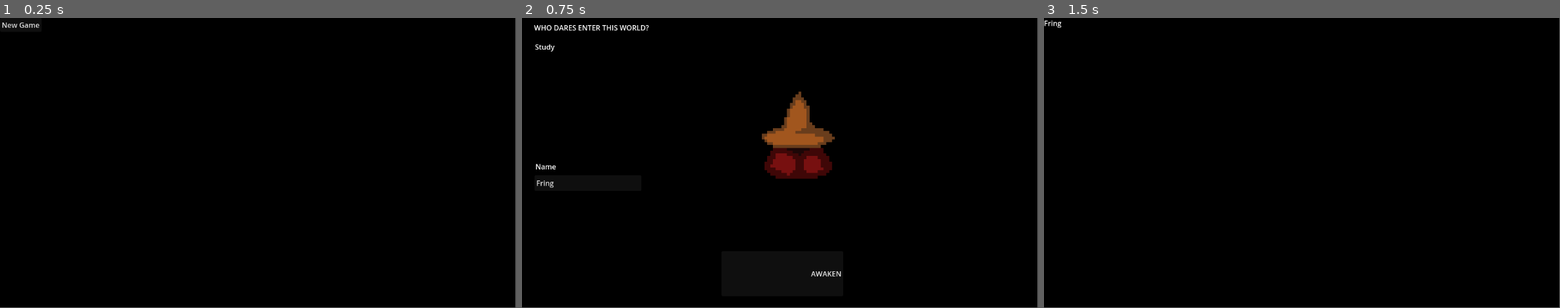
Above: before the commit, frames 1-3 (left to right).
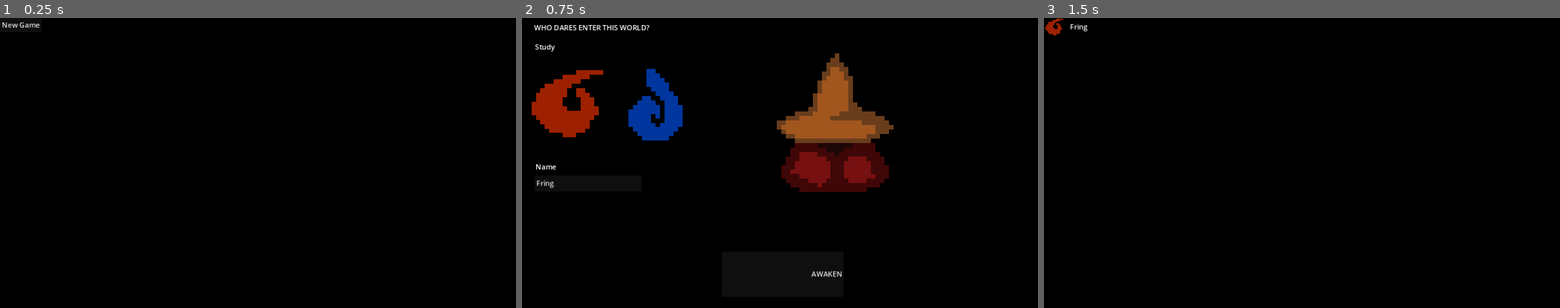
Above: after the commit, the same moments.

Repository: goshdarnheck/witchy-woods
Game: Godot game, scene res://main.tscn
Two runs of this game, one before a commit and one after it. Both use one fixed random seed, a clock stepped at 60 frames per second and the inputs below.
Inputs:
- Up to frame 1 (0.25 s): no input
- Up to frame 2 (0.75 s): click "New Game" at 0.5 s
- Up to frame 3 (1.5 s): click "AWAKEN" at 1.25 s
In our replay, the window is 799x449 before the commit and 800x450 after it. These sizes can differ from the game's own. Grey fills any space a smaller window leaves; there, only what the larger window draws over its background counts as a difference.

The runs differ from the first frame. In frame 1, less than 0.1% of the frame differs, in the area x 0-8%, y 1-4%; in frame 2, 10%, in the area x 1-72%, y 2-90%; in frame 3, 0.2%.

Commit message:
Setup window/res settings; Some art and stuff

Diff:
--- a/project.godot
+++ b/project.godot
@@ -10,15 +10,20 @@
 
 [application]
 
-config/name="Ww"
+config/name="Witchywoods"
 run/main_scene="res://main.tscn"
 config/features=PackedStringArray("4.2", "GL Compatibility")
+boot_splash/image="res://textures/fire-player.png"
 
 [autoload]
 
 Events="*res://services/events.gd"
 Manager="*res://manager.gd"
 
+[display]
+
+window/stretch/mode="canvas_items"
+
 [rendering]
 
 renderer/rendering_method="gl_compatibility"
--- a/ui/creator.gd
+++ b/ui/creator.gd
@@ -1,16 +1,26 @@
 extends Control
 
 var nameNode = null;
+var studyNode = null;
+var studySelected = "fire"
 
 func _ready():
-	nameNode = get_node("Control/Control/Name");
-	pass
+	studyNode = get_node("Name/Study");
+	nameNode = get_node("Name/Input");
 
 func _on_awaken_button_pressed():
-
 	var character_choices = {
 		"name": nameNode.text,
-		"study": "fire"
+		"study": studySelected
 	}
 
 	Events.broadcast("AWAKEN", character_choices);
+
+
+func _on_fire_pressed():
+	studySelected = "fire"
+	$Avatar.texture = load("res://textures/" + studySelected + "-player.png");
+
+func _on_water_pressed():
+	studySelected = "water"
+	$Avatar.texture = load("res://textures/" + studySelected + "-player.png");
--- a/ui/creator.tscn
+++ b/ui/creator.tscn
@@ -1,8 +1,8 @@
 [gd_scene load_steps=5 format=3 uid="uid://bnxmxfl4y6pj3"]
 
 [ext_resource type="Script" path="res://ui/creator.gd" id="1_46ron"]
-[ext_resource type="Texture2D" uid="uid://dpxv8bj7iu7du" path="res://textures/buttons/fire-100.png" id="2_hylr4"]
-[ext_resource type="Texture2D" uid="uid://igp50p8h2ln7" path="res://textures/buttons/water-100.png" id="3_hn7g3"]
+[ext_resource type="Texture2D" uid="uid://5cyhcx1fn0yq" path="res://textures/fire.png" id="2_ogyuy"]
+[ext_resource type="Texture2D" uid="uid://drbdrp6ltfa2t" path="res://textures/water.png" id="3_c2isd"]
 [ext_resource type="Texture2D" uid="uid://b3ddg5xyw6qnr" path="res://textures/fire-player.png" id="4_sycal"]
 
 [node name="Creator" type="Control"]
@@ -28,38 +28,12 @@
 text = "AWAKEN"
 alignment = 2
 
-[node name="Control" type="Control" parent="."]
+[node name="Study" type="Control" parent="."]
 anchors_preset = 0
 offset_right = 40.0
 offset_bottom = 40.0
 
-[node name="Control" type="Control" parent="Control"]
-anchors_preset = 0
-offset_right = 40.0
-offset_bottom = 40.0
-
-[node name="Name" type="TextEdit" parent="Control/Control"]
-layout_mode = 0
-offset_left = 28.0
-offset_top = 352.0
-offset_right = 267.0
-offset_bottom = 389.0
-text = "Fring"
-
-[node name="Label2" type="Label" parent="Control/Control"]
-layout_mode = 0
-offset_left = 30.0
-offset_top = 321.0
-offset_right = 77.0
-offset_bottom = 344.0
-text = "Name"
-
-[node name="Control2" type="Control" parent="Control"]
-anchors_preset = 0
-offset_right = 40.0
-offset_bottom = 40.0
-
-[node name="Label" type="Label" parent="Control/Control2"]
+[node name="Label" type="Label" parent="Study"]
 layout_mode = 0
 offset_left = 29.0
 offset_top = 53.0
@@ -68,34 +42,59 @@
 text = "Study
 "
 
-[node name="Button" type="TextureButton" parent="Control/Control2"]
+[node name="Fire" type="TextureButton" parent="Study"]
+texture_filter = 1
 layout_mode = 0
-offset_left = 24.0
-offset_top = 96.0
-offset_right = 164.0
-offset_bottom = 296.0
-texture_normal = ExtResource("2_hylr4")
+offset_left = 21.0
+offset_top = 107.0
+offset_right = 37.0
+offset_bottom = 123.0
+scale = Vector2(10, 10)
+texture_normal = ExtResource("2_ogyuy")
+stretch_mode = 4
 
-[node name="Button2" type="TextureButton" parent="Control/Control2"]
+[node name="Water" type="TextureButton" parent="Study"]
+texture_filter = 1
 layout_mode = 0
-offset_left = 194.0
-offset_top = 97.0
-offset_right = 334.0
-offset_bottom = 297.0
-texture_normal = ExtResource("3_hn7g3")
+offset_left = 218.0
+offset_top = 114.0
+offset_right = 234.0
+offset_bottom = 130.0
+scale = Vector2(10, 10)
+texture_normal = ExtResource("3_c2isd")
+stretch_mode = 4
 
-[node name="Control2" type="Control" parent="."]
+[node name="Name" type="Control" parent="."]
 anchors_preset = 0
 offset_right = 40.0
 offset_bottom = 40.0
 
-[node name="TextureRect" type="TextureRect" parent="Control2"]
+[node name="Input" type="TextEdit" parent="Name"]
+layout_mode = 0
+offset_left = 28.0
+offset_top = 352.0
+offset_right = 267.0
+offset_bottom = 389.0
+text = "Fring"
+
+[node name="Label" type="Label" parent="Name"]
+layout_mode = 0
+offset_left = 30.0
+offset_top = 321.0
+offset_right = 77.0
+offset_bottom = 344.0
+text = "Name"
+
+[node name="Avatar" type="TextureRect" parent="."]
 texture_filter = 1
 layout_mode = 0
-offset_left = 517.0
-offset_top = 165.0
-offset_right = 718.0
-offset_bottom = 366.0
+offset_left = 539.0
+offset_top = 79.0
+offset_right = 571.0
+offset_bottom = 111.0
+scale = Vector2(10, 10)
 texture = ExtResource("4_sycal")
 
 [connection signal="pressed" from="Button" to="." method="_on_awaken_button_pressed"]
+[connection signal="pressed" from="Study/Fire" to="." method="_on_fire_pressed"]
+[connection signal="pressed" from="Study/Water" to="." method="_on_water_pressed"]
--- a/ui/overworld.gd
+++ b/ui/overworld.gd
@@ -2,7 +2,7 @@
 
 func _ready():
 	$Name.text = Manager.character.name;
-	print(Manager.character);
+	$Study.texture = load("res://textures/" + Manager.character.study + ".png");
 
 func _process(delta):
 	pass
--- a/ui/overworld.tscn
+++ b/ui/overworld.tscn
@@ -1,6 +1,7 @@
-[gd_scene load_steps=2 format=3 uid="uid://bi1e1tvcwrp7k"]
+[gd_scene load_steps=3 format=3 uid="uid://bi1e1tvcwrp7k"]
 
 [ext_resource type="Script" path="res://ui/overworld.gd" id="1_bop8l"]
+[ext_resource type="Texture2D" uid="uid://5cyhcx1fn0yq" path="res://textures/fire.png" id="2_qynah"]
 
 [node name="Overworld" type="Control"]
 layout_mode = 3
@@ -9,5 +10,16 @@
 
 [node name="Name" type="Label" parent="."]
 layout_mode = 0
-offset_right = 40.0
-offset_bottom = 23.0
+offset_left = 58.0
+offset_top = 8.0
+offset_right = 98.0
+offset_bottom = 31.0
+
+[node name="Study" type="TextureRect" parent="."]
+texture_filter = 1
+layout_mode = 0
+offset_left = 3.0
+offset_top = -1.0
+offset_right = 43.0
+offset_bottom = 39.0
+texture = ExtResource("2_qynah")
Binary file changed: textures/fire.png
Binary file added: textures/heart.png
Not shown, added: textures/heart.png.import
Binary file added: textures/plant.png
Not shown, added: textures/plant.png.import
Binary file changed: textures/water-player.png
Binary file changed: textures/water.png
Not shown, added: art/fire.xcf
Not shown, added: art/heart.xcf
Not shown, added: art/plant.xcf
Not shown, added: art/water.xcf
